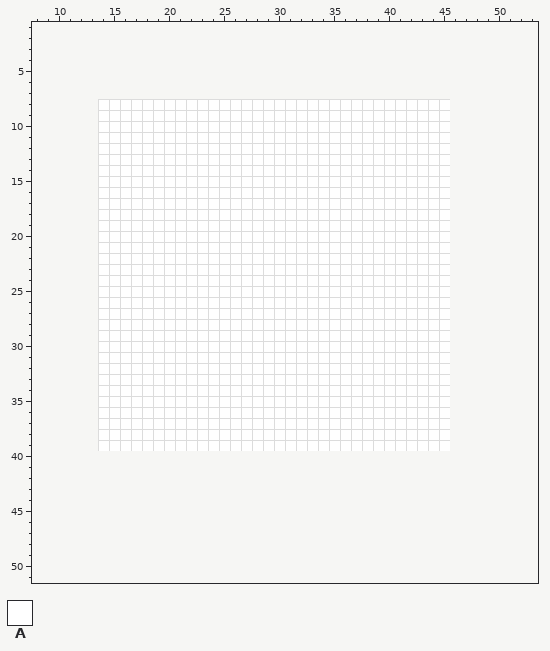
A pixel-art sprite gets an edit: resources/gfx/misc/door.png. Above is the file before it was changed.
The file is 32x32 pixels. Colours within 5 levels of each other are drawn and written as one. Shown: x 8..53, y 1..51. The old version is drawn lined up with the new one, on the new canvas.
Palette (. is transparent): A #ffffff
New version:
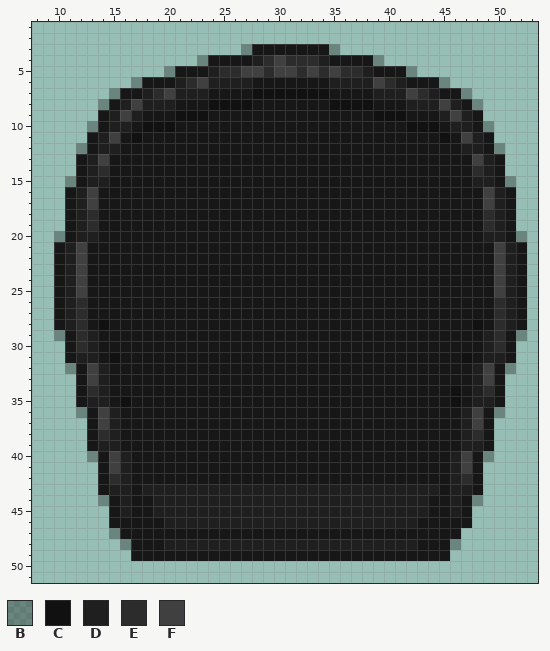
Colours new in this view: B #0000004d  C #111111  D #1f1f1f  E #2c2c2c  F #404040
Diff:
canvas 32x32 -> 64x64, the old top-left corner now at 14,8
colour A: #ffffff -> #171717
y 3: x 27..35 ......... -> BAAAAAAAB
y 4: x 23..39 ................. -> BAAAADEFEEEDAAAAB
y 5: x 20..42 ....................... -> BAAADEEFFEFFEFEFEEDAAAB
y 6: x 17..45 ............................. -> BAAADEFDDDDAAAAAAADDDDFEDAAAB
y 7: x 15..47 ................................. -> BAADEFDDDAAAACCCCCCCAAAADDDFEDAAB
y 8: x 14 A -> B; x 16..20 AAAAA -> DFDDD; x 24..27 AAAA -> CCCC; x 35..38 AAAA -> CCCC; x 42..48 AAAA... -> DDDFDAB
y 9: x 15..17 AAA -> DFD; x 21..23 AAA -> CCC; x 39..41 AAA -> CCC; x 45..48 A... -> DFDA
y 10: x 13 . -> B; x 15..16 AA -> DD; x 18..20 AAA -> CCC; x 42..44 AAA -> CCC; x 46..49 .... -> DDAB
y 11: x 13..15 .AA -> ADF; x 17 A -> C; x 45..49 A.... -> CAFDA
y 12: x 12..15 ..AA -> BADD; x 46..50 ..... -> ADDAB
y 13: x 12..14 ..A -> ADF; x 46..50 ..... -> AAFDA
y 14: x 12..14 ..A -> ADE; x 46..50 ..... -> AAEDA
y 15: x 11..14 ...A -> BADD; x 46..51 ...... -> AADDAB
y 16..17: x 11..13 ... -> ADF; x 46..51 ...... -> AAAFDA
y 18..19: x 11..13 ... -> ADE; x 46..51 ...... -> AAAEDA
y 20: x 10..13 .... -> BADD; x 46..52 ....... -> AAADDAB
y 21..25: x 10..13 .... -> ADFA; x 46..52 ....... -> AAAAFDA
y 26..27: x 10..13 .... -> ADEA; x 46..52 ....... -> AAAAEDA
y 28: x 10..14 ....A -> ADEAC; x 46..52 ....... -> AACAEDA
y 29: x 10..13 .... -> BAED; x 46..52 ....... -> AAADEAB
y 30: x 11..13 ... -> AED; x 46..51 ...... -> AAADEA
y 31: x 11..13 ... -> ADD; x 15 A -> C; x 46..51 ...... -> ACADDA
y 32: x 11..14 ...A -> BAFD; x 46..51 ...... -> AADFAB
y 33: x 12..14 ..A -> AFD; x 46..50 ..... -> AADFA
y 34: x 12..14 ..A -> AED; x 46..50 ..... -> CADEA
y 35: x 12..14 ..A -> ADD; x 16 A -> C; x 46..50 ..... -> CADDA
y 36: x 12..15 ..AA -> BAFD; x 46..50 ..... -> ADFAB
y 37: x 13..15 .AA -> AFD; x 46..49 .... -> ADFA
y 38: x 13..15 .AA -> AED; x 46..49 .... -> ADEA
y 39: x 13..15 .AA -> ADD; x 46..49 .... -> ADDA
y 40: x 13..49 ..................................... -> BAFDAAAAAAAAAAAAAAAAAAAAAAAAAAAAADFAB
y 41: x 14..48 ................................... -> AFDAAAAAAAAAAAAAAAAAAAAAAAAAAAAADFA
y 42: x 14..48 ................................... -> AEDAAAAAAAAAAAAAAAAAAAAAAAAAAAAADEA
y 43: x 14..48 ................................... -> ADDADDDDDDDDDDDDDDDDDDDDDDDDDDDADDA
y 44: x 14..48 ................................... -> BADAADDDDDDDDDDDDDDDDDDDDDDDDDAADAB
y 45: x 15..47 ................................. -> ADAADDDDDDDDDDDDDDDDDDDDDDDDDAADA
y 46: x 15..47 ................................. -> AAAAADDDDDDDDDDDDDDDDDDDDDDDAAAAA
y 47: x 15..46 ................................ -> BAAAAAAAAAAAAAAAAAAAAAAAAAAAAAAA
y 48: x 16..46 ............................... -> BAAADDDDDDDDDDDDDDDDDDDDDDDAAAB
y 49: x 17..45 ............................. -> AAAAAAAAAAAAAAAAAAAAAAAAAAAAA
Boxes around the changes in both pictures, in picture pixels (x1, y1, x2, y2):
changed: (54, 44, 527, 561)
